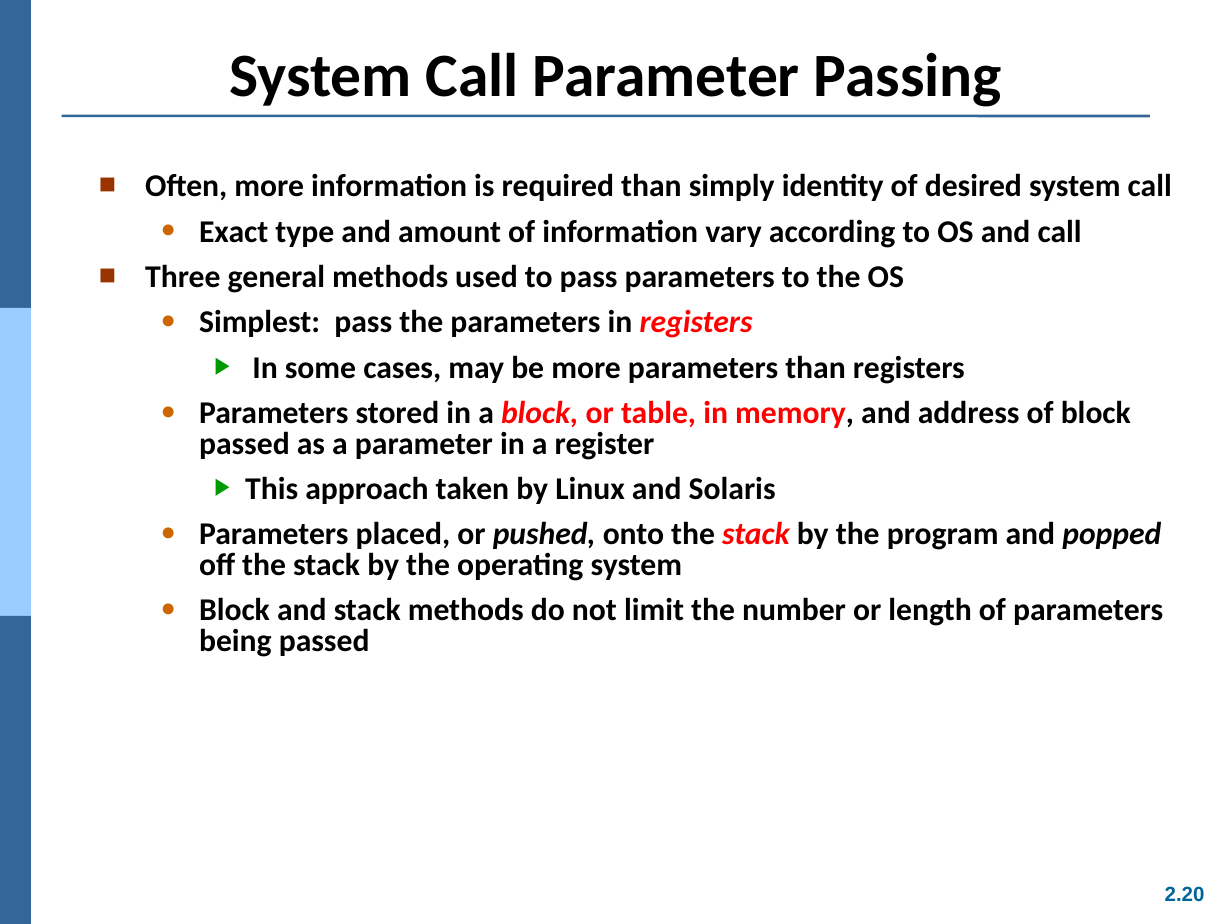
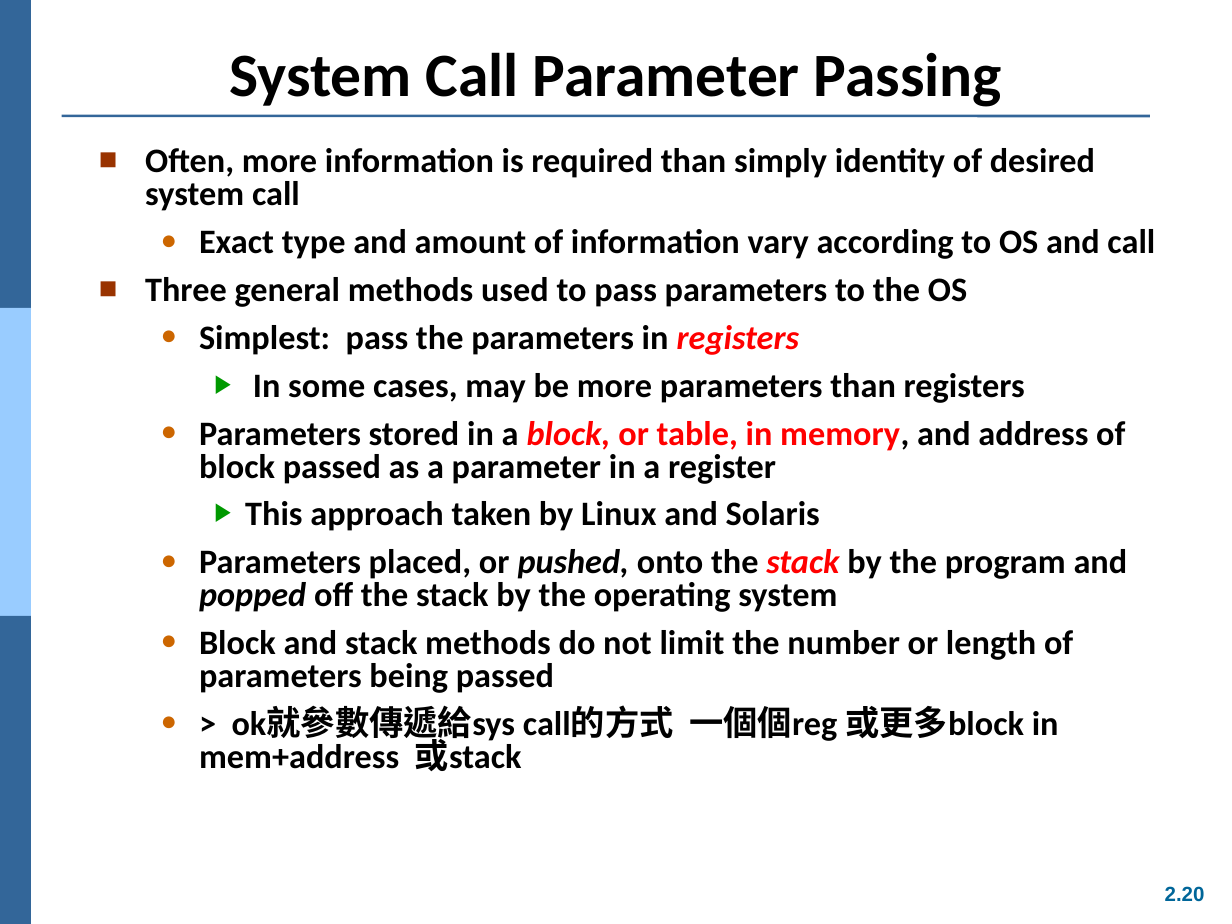
Before and after one commit to Yang09701194/OS_Learning, a slide deck: slide 20 of ch02.ppt. Drawn at 1232x924 pixels with LibreOffice and Linux fonts; fonts in the diff are those of the drawing. Boxes give left, top, right and bottom in pixels: in the first picture for what was removed or moved away, otherwise in the second. Text is boxed around its words. In the diff, an @@ line names an element or a change of style, - is before the commit and + after.

```diff
--- a/ch02.ppt
+++ b/ch02.ppt
@@ text "Often, more information is required ...": place and size @@
-text "Often, more information is required ..." at bbox=[145, 173, 1172, 657]
+text "Often, more information is required ..." at bbox=[145, 148, 1155, 771]
@@ text at bbox=[145, 148, 1155, 693]: size 18.5 to 20 pt @@
@@ text at bbox=[199, 706, 1059, 771]: paragraph added @@
+  ● > ok就參數傳遞給sys call的方式 一個個reg 或更多block in mem+address 或stack
```
Also in this commit, not shown: 4 other slides changed.
